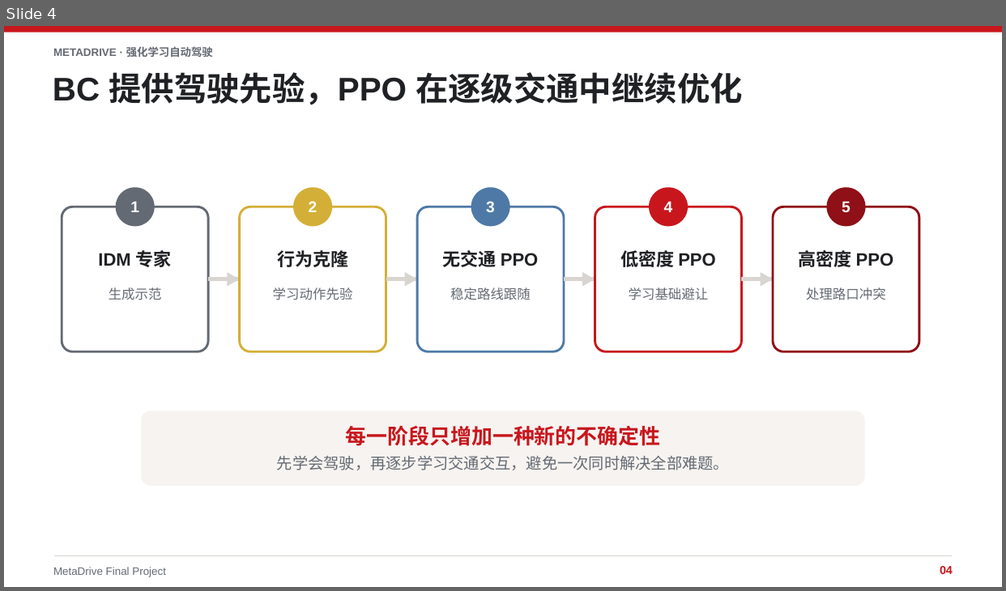
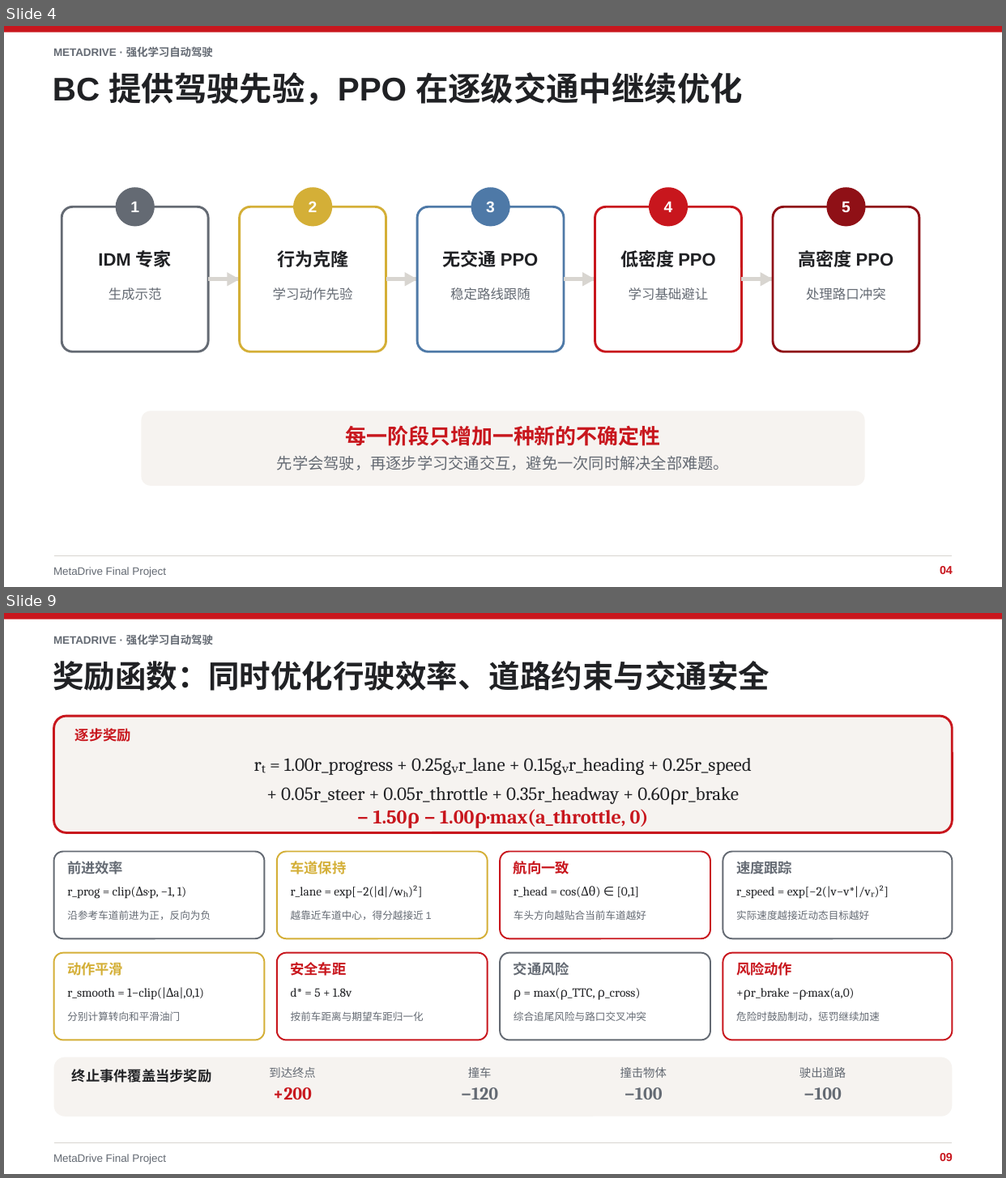
Before and after one commit to xiaoli11155/MetaDrive-FinalProject, a slide deck: ppt/MetaDrive_强化学习自动驾驶_最终汇报.pptx. Shown one above the other, each under a label of ours: slide 4 before the commit, slides 4 and 9 after it; the slides between them are not shown. The pictures are 1006x591 and 1006x1178 pixels, drawn with LibreOffice and Linux fonts; fonts in the diff are those of the drawing. Boxes give left, top, right and bottom in pixels: in the first picture for what was removed or moved away, otherwise in the second. Text is boxed around its words. In the diff, an @@ line names an element or a change of style, - is before the commit and + after.

Commit message:
Update final MetaDrive presentation

```diff
--- a/ppt/MetaDrive_强化学习自动驾驶_最终汇报.pptx
+++ b/ppt/MetaDrive_强化学习自动驾驶_最终汇报.pptx
@@ slide 9 added at bbox=[4, 613, 1002, 1174], background #FFFFFF @@
@@ group added at bbox=[54, 717, 953, 833]: 4 texts, 1 rounded rectangle @@
+逐步奖励
+rₜ = 1.00r_progress + 0.25gᵥr_lane + 0.15gᵥr_heading + 0.25r_speed
++ 0.05r_steer + 0.05r_throttle + 0.35r_headway + 0.60ρr_brake
+− 1.50ρ − 1.00ρ·max(a_throttle, 0)
@@ group added at bbox=[54, 852, 952, 1041]: 24 texts, 8 rounded rectangles @@
+前进效率
+r_prog = clip(Δs·p, −1, 1)
+沿参考车道前进为正，反向为负
+车道保持
+r_lane = exp[−2(|d|/wₕ)²]
+越靠近车道中心，得分越接近 1
+航向一致
+r_head = cos(Δθ) ∈ [0,1]
+车头方向越贴合当前车道越好
+速度跟踪
+r_speed = exp[−2(|v−v*|/vᵣ)²]
+实际速度越接近动态目标越好
+动作平滑
+r_smooth = 1−clip(|Δa|,0,1)
+分别计算转向和平滑油门
+安全车距
+d* = 5 + 1.8v
+按前车距离与期望车距归一化
+交通风险
+ρ = max(ρ_TTC, ρ_cross)
+综合追尾风险与路口交叉冲突
+风险动作
++ρr_brake −ρ·max(a,0)
+危险时鼓励制动，惩罚继续加速
@@ group added at bbox=[54, 1058, 953, 1117]: 9 texts, 1 rounded rectangle @@
+终止事件覆盖当步奖励
+到达终点
++200
+撞车
+−120
+撞击物体
+−100
+驶出道路
+−100
@@ group added at bbox=[4, 613, 1002, 1165]: 4 texts, 1 rectangle, 1 freeform shape @@
+METADRIVE · 强化学习自动驾驶
+奖励函数：同时优化行驶效率、道路约束与交通安全
+MetaDrive Final Project
+09
```
Also in this commit, not shown: 12 slides changed, 2 other slides added.
